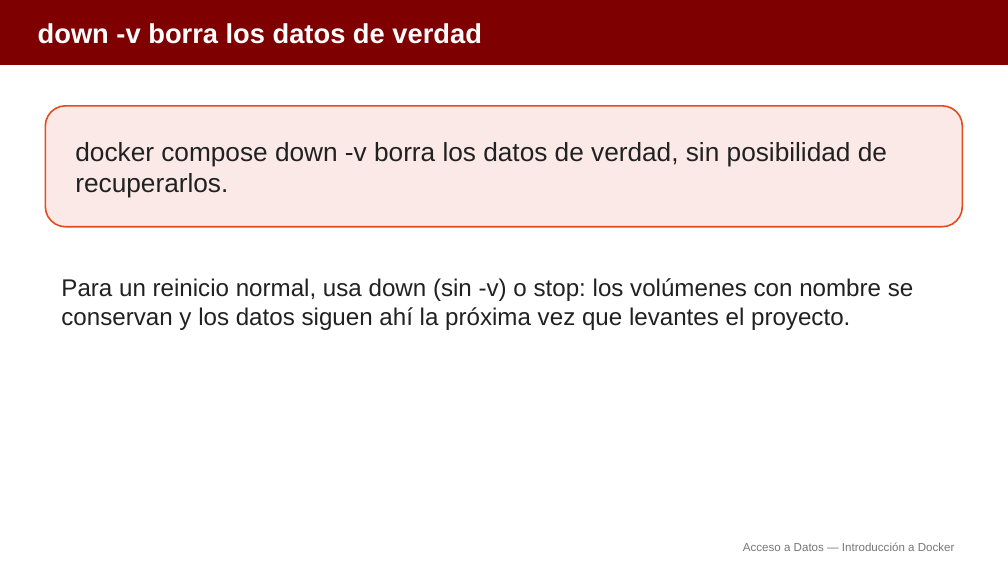
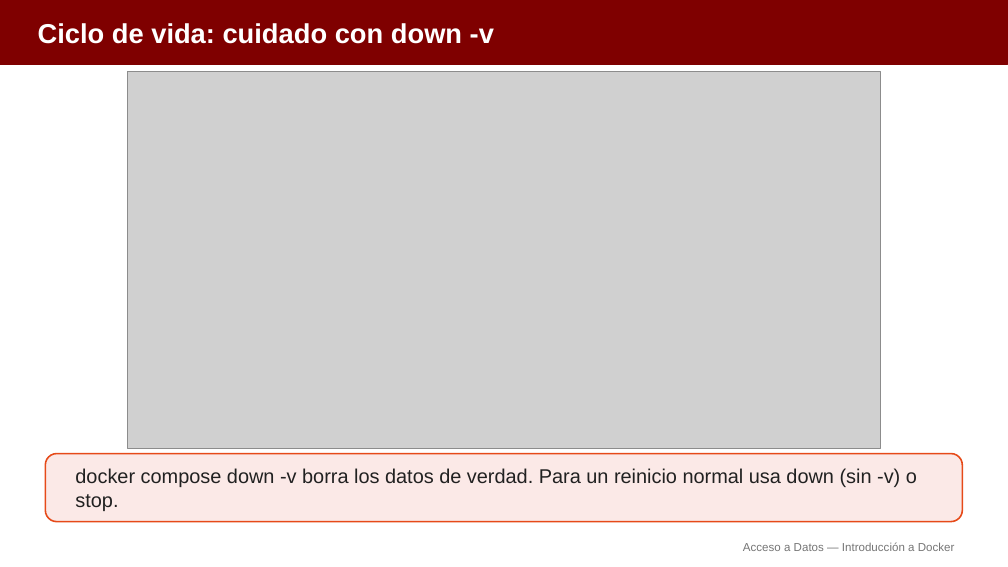
Before and after one commit to aitorventura/acceso-a-datos, a slide deck: slide 14 of docs/tema0/diapositivas/introduccion-docker.pptx (slide 19 before the commit). Drawn at 1008x567 pixels with LibreOffice and Linux fonts; fonts in the diff are those of the drawing; grey boxes stand for pictures. Boxes give left, top, right and bottom in pixels: in the first picture for what was removed or moved away, otherwise in the second. Text is boxed around its words. In the diff, an @@ line names an element or a change of style, - is before the commit and + after.

Commit message:
Añade infografías a Docker y Dev Containers (Tema 0)
Incorpora 12 infografías en los apartados de Introducción a Docker y
Dev Containers, y reorganiza las diapositivas correspondientes:
menos diapositivas, con más apoyo visual.

```diff
--- a/docs/tema0/diapositivas/introduccion-docker.pptx
+++ b/docs/tema0/diapositivas/introduccion-docker.pptx
@@ text at [38,23,494,44]: text changed @@
-down -v borra los datos de verdad
+Ciclo de vida: cuidado con down -v
@@ picture added at [128,72,880,448] @@
@@ text removed at [75,142,887,198] @@
-docker compose down -v borra los datos de verdad, sin posibilidad de recuperarlos.
@@ rounded rectangle: place and size @@
-rounded rectangle at [45,106,963,227]
+rounded rectangle at [45,454,963,522]
@@ text "docker compose down -v borra ..." at [75,468,917,511]: vertical alignment top to middle @@
@@ text at [75,468,917,511]: text changed; size 23 to 19 pt @@
-Para un reinicio normal, usa down (sin -v) o stop: los volúmenes con nombre se conservan y los datos siguen ahí la próxima vez que levantes el proyecto.
+docker compose down -v borra los datos de verdad. Para un reinicio normal usa down (sin -v) o stop.
```
Also in this commit, not shown: 11 other slides changed, 1 slide added, 6 slides removed, 17 other files.
